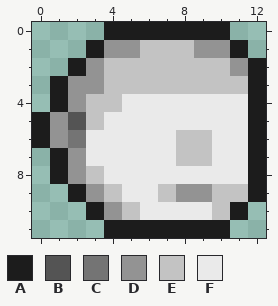
A pixel-art sprite gets an edit: Content/Textures/Player/tex_Player_Head.png. Above: the version before the commit.
The file is 26x24 pixels, drawn in blocks of 2x2; one block is one cell here. Colours within 5 levels of each other are drawn and written as one.
Palette (. is transparent): A #1c1c1c  B #545454  C #747474  D #939393  E #c3c3c3  F #eaeaea
Pixels before, first column x 0:
 0 ....AAAAAAA..
 1 ...ADDEEEDDA.
 2 ..ADEEEEEEEDA
 3 .ADDEEEEEEEEA
 4 .ADEEFFFFFFFA
 5 ADBEFFFFFFFFA
 6 ADCFFFFFEEFFA
 7 .ADFFFFFEEFFA
 8 .ADEFFFFFFFFA
 9 ..ADEFFEDDEEA
10 ...ADEFFFFEA.
11 ....AAAAAAA..
The same view after the edit:
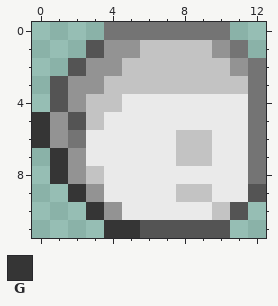
Colours new in this view: G #353535
Changes in this commit:
y 0: x 4..10 AAAAAAA -> CCCCCCC
y 1: x 3 A -> B; x 9 D -> E; x 11 A -> C
y 2: x 2 A -> B; x 4 E -> D; x 12 A -> C
y 3..4: x 1 A -> B; x 12 A -> C
y 5..6: x 0 A -> G; x 12 A -> C
y 7..8: x 1 A -> G; x 12 A -> C
y 9: x 2 A -> G; x 4 E -> F; x 7..12 EDDEEA -> FEEFFB
y 10: x 3 A -> G; x 5 E -> F; x 11 A -> B
y 11: x 4..10 AAAAAAA -> GGBBBBB
Boxes around the changes in both pictures, in picture pixels (x1, y1, x2, y2):
changed: (32, 22, 266, 238)
